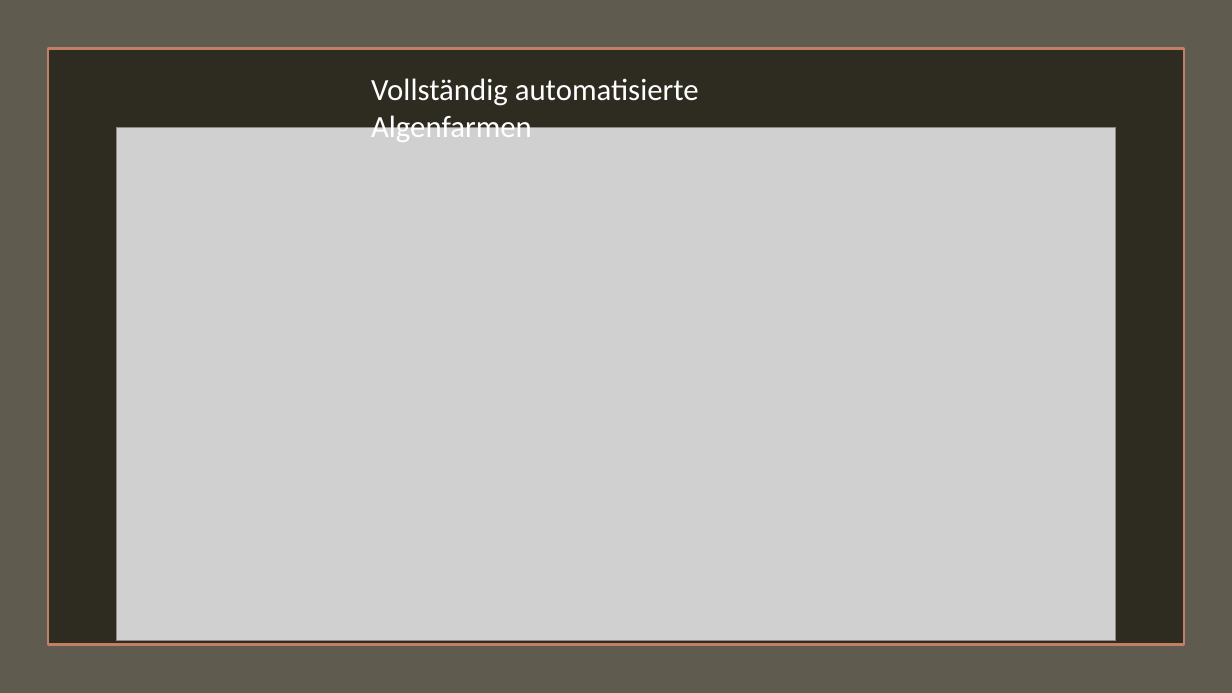
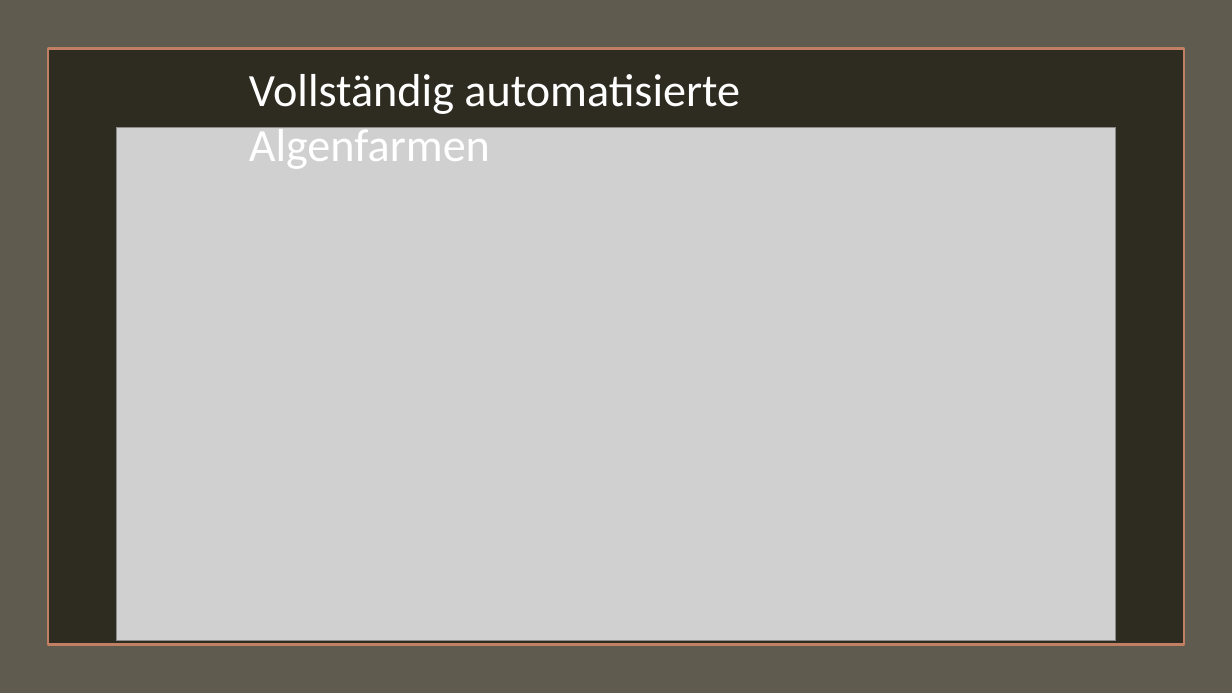
Before and after one commit to plastikpamaro/MKon, a slide deck: slide 10 of Meilenstein1/Firmenpräsentation.pptx (slide 9 before the commit). Drawn at 1232x693 pixels with LibreOffice and Linux fonts; fonts in the diff are those of the drawing; grey boxes stand for pictures. Boxes give left, top, right and bottom in pixels: in the first picture for what was removed or moved away, otherwise in the second. Text is boxed around its words. In the diff, an @@ line names an element or a change of style, - is before the commit and + after.

```diff
--- a/Meilenstein1/Firmenpräsentation.pptx
+++ b/Meilenstein1/Firmenpräsentation.pptx
@@ text "Vollständig automatisierte Algenfarmen": place and size @@
-text "Vollständig automatisierte Algenfarmen" at (371, 78, 699, 142)
+text "Vollständig automatisierte Algenfarmen" at (249, 74, 740, 169)
@@ text "Vollständig automatisierte Algenfarmen" at (249, 74, 740, 169): size 24 to 36 pt @@
```
Also in this commit, not shown: 1 other slide changed, 1 slide added, 1 other file.
